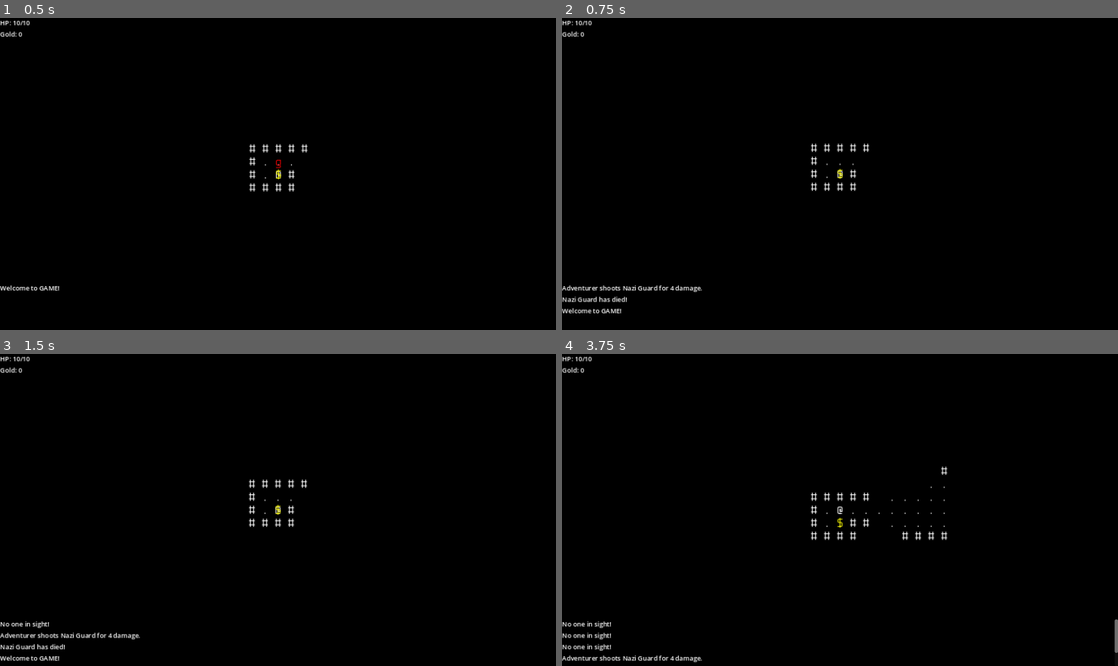
Above: before the commit, frames 1-4 (two rows, left to right).
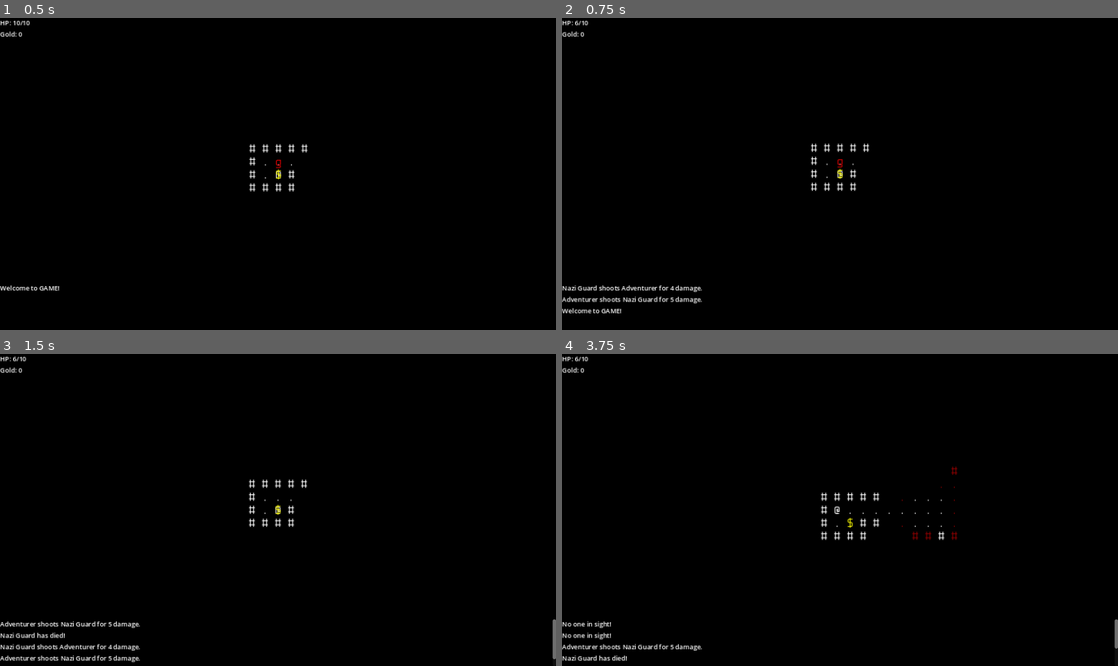
Above: after the commit, the same moments.

Repository: ElPresidentePoole/godot-rl
Game: Godot game, scene res://scenes/dungeon.tscn
Two runs of this game, one before a commit and one after it. Both use one fixed random seed, a clock stepped at 60 frames per second and the inputs below.
Inputs:
- Up to frame 1 (0.5 s): no input
- Up to frame 2 (0.75 s): hold D (move_east) from 0.53 s (still down); hold F (fire_at_nearest_mob) from 0.53 s (still down)
- Up to frame 3 (1.5 s): tap Enter at 1.25 s; release D (move_east) at 1.28 s; release F (fire_at_nearest_mob) at 1.28 s; hold S (move_south) from 1.28 s (still down); tap F (fire_at_nearest_mob) at 1.35 s
- Up to frame 4 (3.75 s): tap Space at 2, 3.5 s; release S (move_south) at 2.03 s; hold D (move_east) 2.03-2.78 s; hold F (fire_at_nearest_mob) 2.03-2.78 s; tap Enter at 2.75 s; hold W (move_north) 2.78-3.53 s; tap F (fire_at_nearest_mob) at 2.85 s; hold A (move_west) from 3.53 s (still down); hold F (fire_at_nearest_mob) from 3.53 s (still down)

Frame 1 is identical in both runs. In frame 2, 0.5% of the frame differs, in the area x 0-51%, y 0-92%; in frame 3, 1.1%; in frame 4, 1.4%, in the area x 0-100%, y 0-99%.

Commit message:
visualize projectiles

Diff:
--- a/scenes/Globals.gd
+++ b/scenes/Globals.gd
@@ -15,7 +15,6 @@
 func load_mobs():
 	var file: FileAccess = FileAccess.open("res://mobs.json", FileAccess.READ)
 	beastiary = JSON.parse_string(file.get_as_text())
-	print(typeof(beastiary))
 
 func _ready():
 	load_mobs()
--- a/scenes/dungeon.gd
+++ b/scenes/dungeon.gd
@@ -5,6 +5,7 @@
 const S_Cell: PackedScene = preload("res://scenes/cell.tscn")
 const S_Gold: PackedScene = preload("res://scenes/gold.tscn")
 const S_Gem: PackedScene = preload("res://scenes/gem.tscn")
+const S_VisualProjectile: PackedScene = preload("res://scenes/visualprojectile.tscn")
 
 @onready var mobs: Node = $Mobs
 @onready var items: Node = $Items
@@ -15,6 +16,29 @@
 @onready var player_mrpas: MRPAS = cellmap.build_mrpas_from_map()
 var player_seen_tiles: Array[Vector2] = [] # TODO
 var mob_mrpas_map: Dictionary = {}
+
+func visualize_projectile(from: Vector2, to: Vector2) -> void:
+	""" spawns a node to go from "from" to "to".  uses absolute positioning! """
+	"""
+	# XXX: should astar be using cell map position or absolute?  i feel like making the positioning "types" more consistent would be a good refactor...
+	var from_cid: int = astar.get_closest_point(from, true)
+	var to_cid: int = astar.get_closest_point(to, true)
+	# HACK: excuse me sir i need to enable your point
+	astar.set_point_disabled(to_cid, false)
+	var path = astar.get_point_path(from_cid, to_cid)
+	astar.set_point_disabled(to_cid, true)
+	print_debug('asdf' , path, ' from ' , from)
+	if len(path) > 1:
+		var proj: Node2D = S_VisualProjectile.instantiate()
+		proj.path = path
+		add_child(proj)
+		await proj.tree_exiting
+	"""
+	var proj: Node2D = S_VisualProjectile.instantiate()
+	proj.position = from
+	proj.dest = to
+	add_child(proj)
+	await proj.tree_exiting
 
 func spawn_gem(x: int, y: int) -> void:
 	var g = S_Gem.instantiate()
@@ -119,11 +143,12 @@
 	return null
 
 func attack(perp: Node2D, victim: Node2D) -> void:
+	victim.mortality.take_damage(perp.weapon.attack_damage)
+	player.hud.log_container.add_entry("{perp} {verb} {victim} for {amount} damage.".format({'perp': perp.mob_name, 'verb': perp.weapon.attack_verb, 'victim': victim.mob_name, 'amount': perp.weapon.attack_damage}))
+	visualize_projectile(perp.position, victim.position)
 	# TODO: damage based on perp
-	victim.mortality.take_damage(perp.weapon.attack_damage)
 	# should this (below) be signal based?
 #	print_debug(victim.mortality.hp)
-	player.hud.log_container.add_entry("{perp} {verb} {victim} for {amount} damage.".format({'perp': perp.mob_name, 'verb': perp.weapon.attack_verb, 'victim': victim.mob_name, 'amount': perp.weapon.attack_damage}))
 
 func process_turn(player_state):
 	for m in mobs.get_children():
@@ -168,6 +193,3 @@
 				player.hud.log_container.add_entry('Out of range!')
 		else:
 			player.hud.log_container.add_entry('No one in sight!')
-		player.ready_to_move = false # this did not fix it :(
-		await get_tree().create_timer(0.5).timeout
-		player.ready_to_move = true
--- a/scenes/mob.gd
+++ b/scenes/mob.gd
@@ -21,6 +21,7 @@
 	weapon.attack_damage = mob_data['weapon']['damage']
 	weapon.attack_verb = mob_data['weapon']['verb']
 	mortality.max_hp = mob_data['mortality']['max_hp']
+	mortality.hp = mortality.max_hp
 
 # Called every frame. 'delta' is the elapsed time since the previous frame.
 func _process(delta) -> void:
--- a/scenes/mortality.gd
+++ b/scenes/mortality.gd
@@ -10,8 +10,7 @@
 signal hurt() # hp_changed, healed signals?
 
 func _ready() -> void:
-	self.hp = max_hp
-	self.max_hp = max_hp
+	pass
 
 func take_damage(dh: int) -> void:
 	self.hp -= dh
--- a/scenes/player.gd
+++ b/scenes/player.gd
@@ -29,6 +29,11 @@
 
 # Called when the node enters the scene tree for the first time.
 func _ready() -> void:
+	mortality.max_hp = 10
+	mortality.hp = mortality.max_hp
+	weapon.attack_range = 10
+	weapon.attack_damage = 5
+	weapon.attack_verb = 'shoots'
 	hud.hp_label.text = build_hplabel_text()
 	hud.gold_label.text = build_goldlabel_text()
 	mortality.connect('hurt', func():
--- a/scenes/player.tscn
+++ b/scenes/player.tscn
@@ -96,10 +96,6 @@
 
 [node name="Mortality" type="Node" parent="."]
 script = ExtResource("5_a5km8")
-max_hp = 10
 
 [node name="Weapon" type="Node" parent="."]
 script = ExtResource("5_g7kw1")
-attack_range = 5
-attack_damage = 4
-attack_verb = "shoots"
--- /dev/null
+++ b/scenes/visualprojectile.gd
@@ -0,0 +1,14 @@
+extends Node2D
+
+var dest: Vector2
+
+# Called when the node enters the scene tree for the first time.
+func _ready():
+#	var dist: float = position.distance_to(dest)
+#	print_debug(dist/32)
+	await create_tween().tween_property(self, 'position', dest, 0.1).finished
+	queue_free()
+
+# Called every frame. 'delta' is the elapsed time since the previous frame.
+func _process(delta):
+	pass
--- /dev/null
+++ b/scenes/visualprojectile.tscn
@@ -0,0 +1,25 @@
+[gd_scene load_steps=3 format=3 uid="uid://b2f5cemhhos1b"]
+
+[ext_resource type="Theme" uid="uid://dnn8dbcm7eoww" path="res://gfx/World.tres" id="1_4fv5d"]
+[ext_resource type="Script" path="res://scenes/visualprojectile.gd" id="1_i7lfv"]
+
+[node name="visualprojectile" type="Node2D"]
+script = ExtResource("1_i7lfv")
+
+[node name="Label" type="Label" parent="."]
+modulate = Color(0.917647, 0.776471, 0, 1)
+anchors_preset = 8
+anchor_left = 0.5
+anchor_top = 0.5
+anchor_right = 0.5
+anchor_bottom = 0.5
+offset_left = -20.0
+offset_top = -17.5
+offset_right = 20.0
+offset_bottom = 17.5
+grow_horizontal = 2
+grow_vertical = 2
+theme = ExtResource("1_4fv5d")
+text = "*"
+horizontal_alignment = 1
+vertical_alignment = 1
